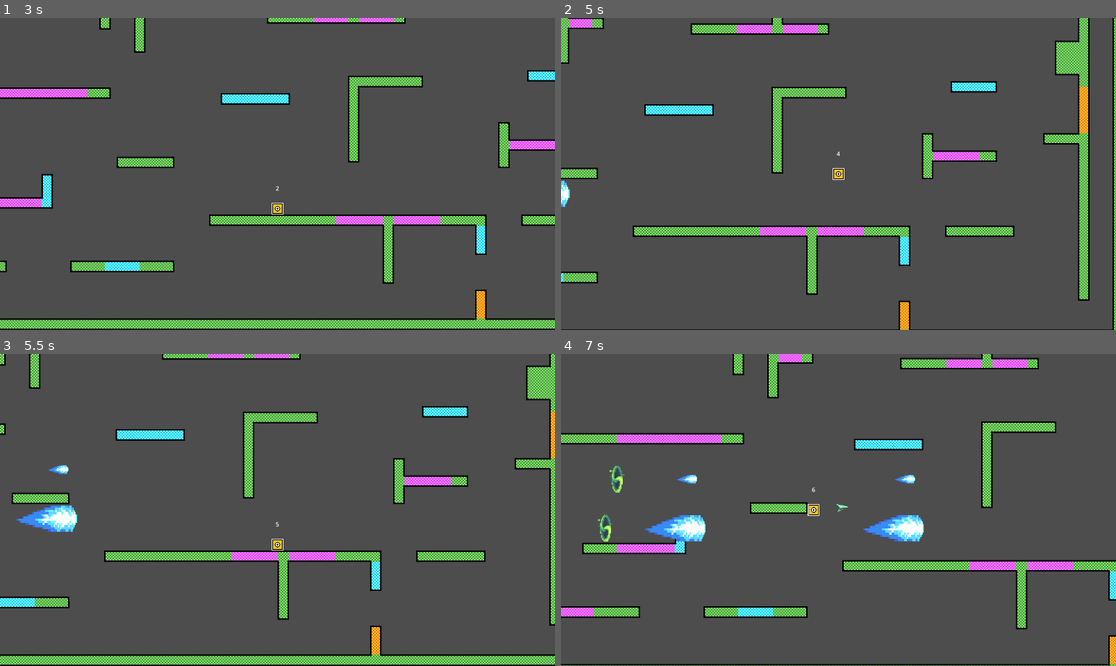
Above: before the commit, frames 1-4 (two rows, left to right).
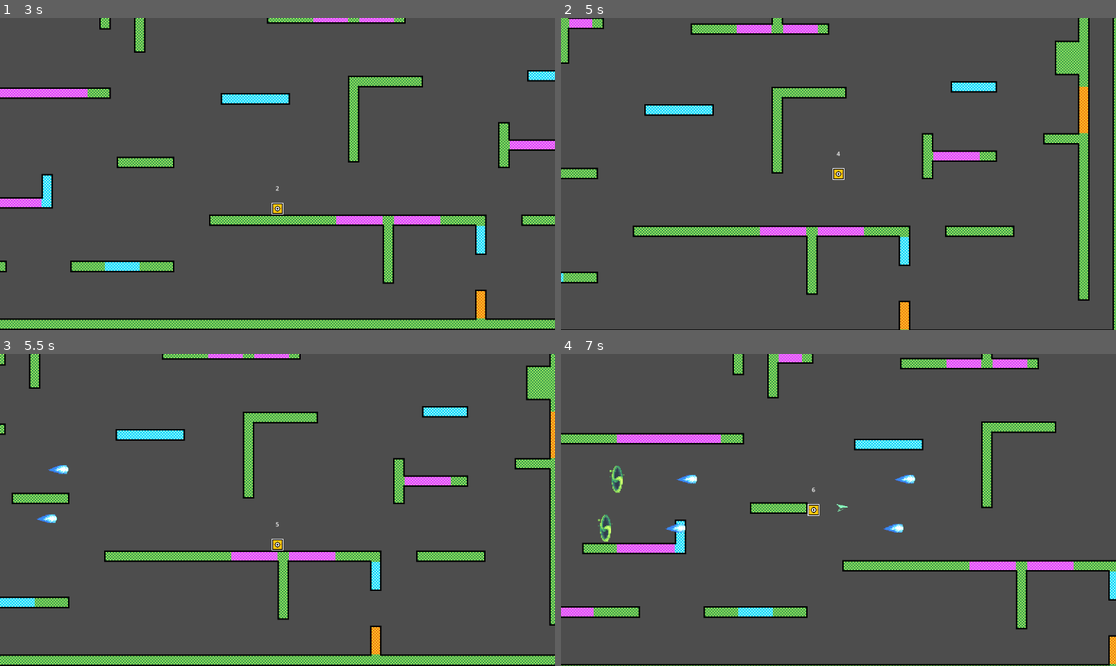
Above: after the commit, the same moments.

Repository: Someone71/Ori-Game
Game: Godot game, scene res://Scenes/OriGame.tscn
Two runs of this game, one before a commit and one after it. Both use one fixed random seed, a clock stepped at 60 frames per second and the inputs below.
Inputs (mouse positions are in pixels of both pictures, inside the frame that each line leads up to):
- Up to frame 1 (3 s): move the mouse to (399, 158) at 0.52 s; hold D (right) 0.53-2.03 s; right-click (399, 158) at 0.6 s; tap Space (jump) at 0.77, 1.52 s; move the mouse to (166, 189) at 1.27 s; click (166, 189) at 1.35 s; move the mouse to (333, 105) at 2.02 s; hold A (left) 2.03-2.78 s; hold Shift (spiritFlame) 2.03-2.78 s; move the mouse to (249, 236) at 2.77 s; hold D (right) from 2.78 s (still down); right-click (249, 236) at 2.85 s
- Up to frame 2 (5 s): tap Space (jump) at 3.02, 3.77, 4.52 s; move the mouse to (1005, 220) at 3.52 s; click (1005, 220) at 3.6 s; move the mouse to (672, 127) at 4.27 s; release D (right) at 4.28 s; hold A (left) from 4.28 s (still down); tap Shift (spiritFlame) at 4.35 s
- Up to frame 3 (5.5 s): move the mouse to (305, 510) at 5.02 s; release A (left) at 5.03 s; hold D (right) from 5.03 s (still down); right-click (305, 510) at 5.1 s
- Up to frame 4 (7 s): move the mouse to (755, 432) at 5.77 s; release D (right) at 5.78 s; hold A (left) from 5.78 s (still down); click (755, 432) at 5.85 s; tap Space (jump) at 6.02, 6.77 s; move the mouse to (960, 494) at 6.52 s; hold Shift (spiritFlame) from 6.53 s (still down)

Frame 1 is identical in both runs. In frame 2, 0.1% of the frame differs, in the area x 0-2%, y 52-61%; in frame 3, 0.6%; in frame 4, 1.3%, in the area x 15-66%, y 51-61%.

Commit message:
made the shooting cooldown adjustable

Diff:
--- a/Scenes/OriGame.tscn
+++ b/Scenes/OriGame.tscn
@@ -20,7 +20,6 @@
 
 [node name="ProjectileShooter" parent="." unique_id=537314386 instance=ExtResource("4_k078d")]
 position = Vector2(288, -408)
-projectileMass = 3
 
 [node name="ProjectileShooter2" parent="." unique_id=1273988166 instance=ExtResource("4_k078d")]
 position = Vector2(320, -544)
--- a/Scripts/projectile_shooter.gd
+++ b/Scripts/projectile_shooter.gd
@@ -5,13 +5,14 @@
 
 @export var projectileSpeed = 200
 @export var projectileMass = 1
+@export var shootingCD = 3
 
-var shootingCD = 3
+var shootingTimer = shootingCD
 
 func _physics_process(delta: float) -> void:
-	shootingCD -= delta
-	if shootingCD <= 0:
-		shootingCD = 3
+	shootingTimer -= delta
+	if shootingTimer <= 0:
+		shootingTimer = shootingCD
 		shoot()
 
 func shoot():
